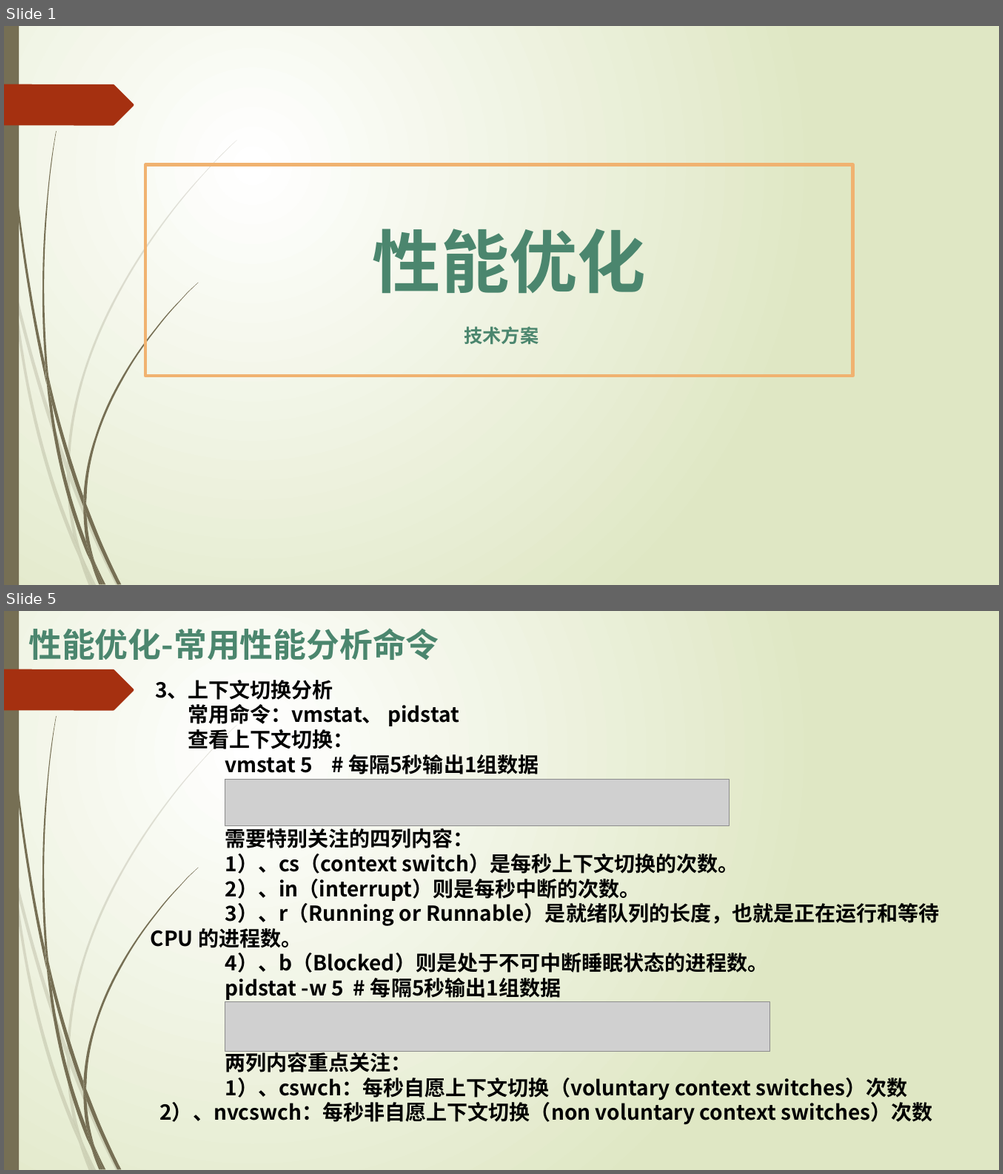
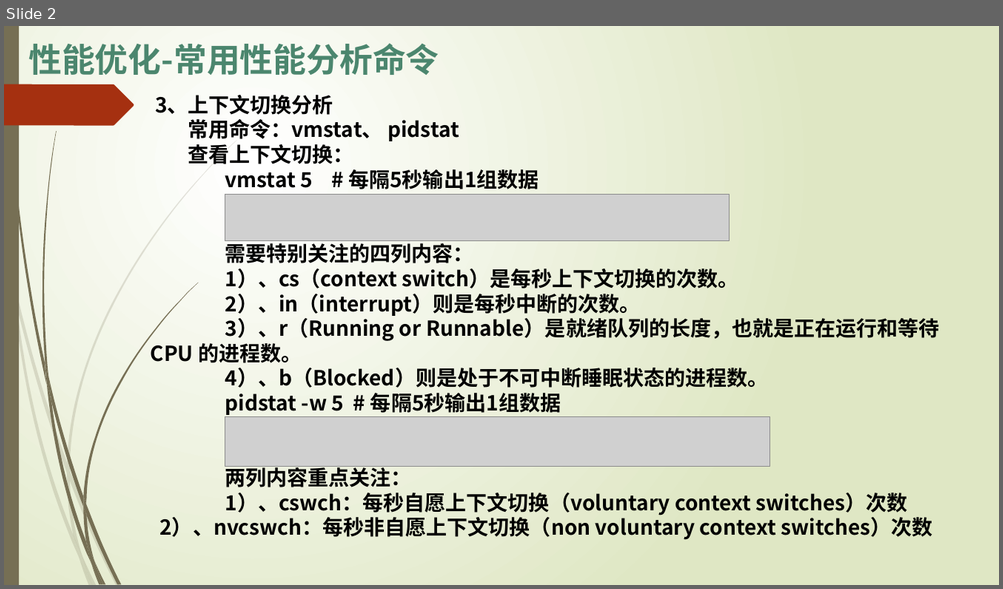
Before and after one commit to ltybjeagle/project-ltydemo, a slide deck: doc/04_性能优化.pptx. Shown one above the other, each under a label of ours: slides 1 and 5 before the commit, slide 2 after it; the slides between them are not shown. The pictures are 1003x1174 and 1003x589 pixels, drawn with LibreOffice and Linux fonts; fonts in the diff are those of the drawing; grey boxes stand for pictures. Boxes give left, top, right and bottom in pixels: in the first picture for what was removed or moved away, otherwise in the second. Text is boxed around its words. In the diff, an @@ line names an element or a change of style, - is before the commit and + after.

```diff
--- a/doc/04_性能优化.pptx
+++ b/doc/04_性能优化.pptx
@@ slide 1 removed at (4, 26, 999, 585), background gradient #FFFFFF to #DFE8C4; not listed: 24 template elements that a slide beside it also shows @@
@@ rectangle removed at (146, 165, 853, 376) @@
@@ text removed at (373, 229, 646, 293) @@
-性能优化
@@ text removed at (464, 326, 539, 345) @@
-技术方案
@@ what was slide 5 is now slide 2 @@
```
Also in this commit, not shown: 2 slides changed, 3 other slides removed, 39 other files.
